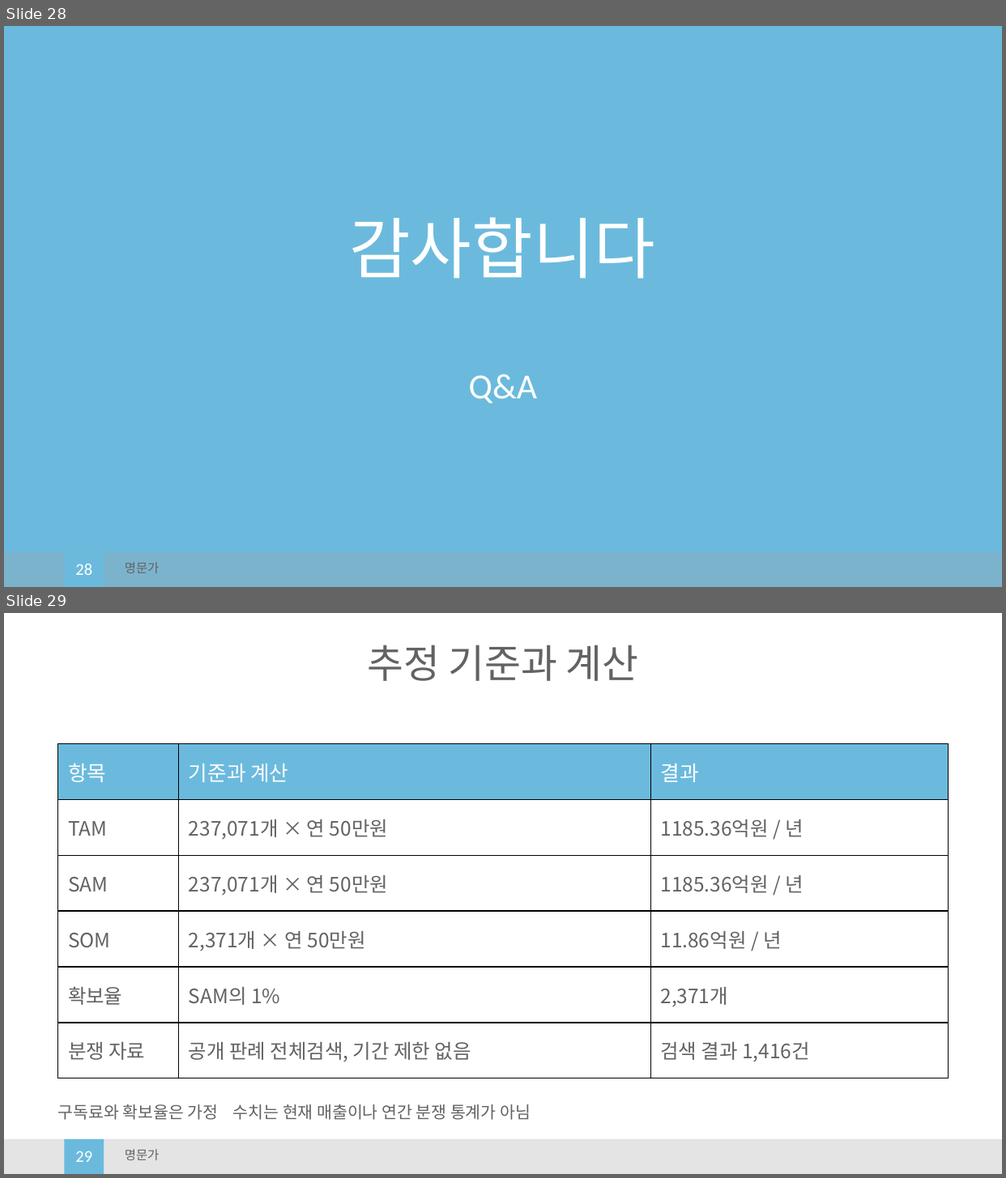
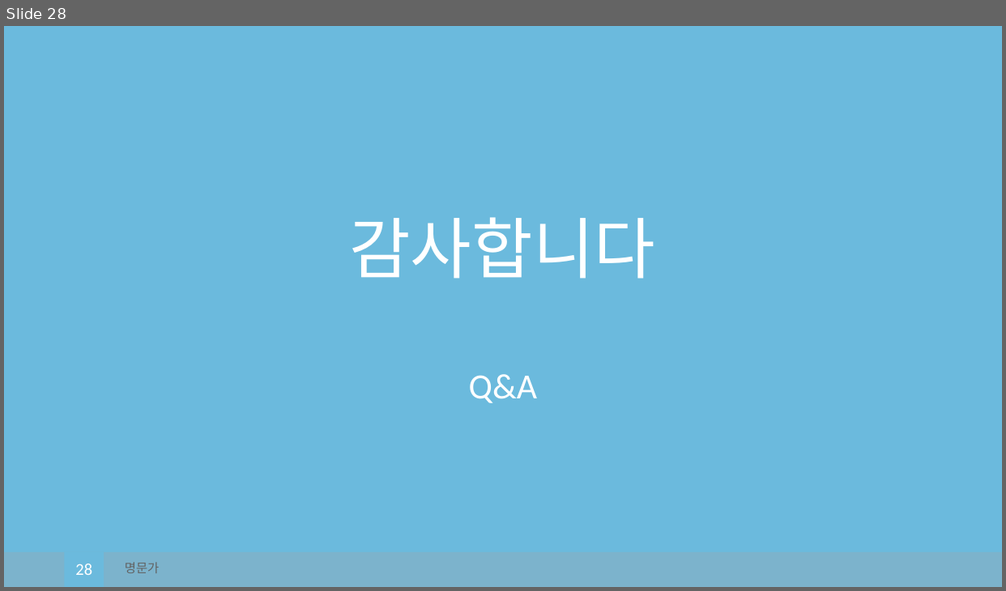
Before and after one commit to Lee-WonJun/royal-family, a slide deck: ppt/명문가_발표초안_v5_Cloud.pptx. Shown one above the other, each under a label of ours: slides 28 and 29 before the commit, slide 28 after it. The pictures are 1006x1178 and 1006x591 pixels, drawn with LibreOffice and Linux fonts; fonts in the diff are those of the drawing. Boxes give left, top, right and bottom in pixels: in the first picture for what was removed or moved away, otherwise in the second. Text is boxed around its words. In the diff, an @@ line names an element or a change of style, - is before the commit and + after.

```diff
--- a/ppt/명문가_발표초안_v5_Cloud.pptx
+++ b/ppt/명문가_발표초안_v5_Cloud.pptx
@@ slide 29 removed at [4,613,1002,1174], background #FFFFFF @@
@@ text removed at [367,645,639,681] @@
-추정 기준과 계산
@@ table removed at [58,743,948,1078], 6 rows, 3 columns @@
-항목 | 기준과 계산 | 결과
-TAM | 237,071개 × 연 50만원 | 1185.36억원 / 년
-SAM | 237,071개 × 연 50만원 | 1185.36억원 / 년
-SOM | 2,371개 × 연 50만원 | 11.86억원 / 년
-확보율 | SAM의 1% | 2,371개
-분쟁 자료 | 공개 판례 전체검색, 기간 제한 없음 | 검색 결과 1,416건
@@ text removed at [58,1105,530,1120] @@
-구독료와 확보율은 가정 수치는 현재 매출이나 연간 분쟁 통계가 아님
@@ rectangle removed at [4,1139,1002,1174] @@
@@ rectangle removed at [64,1139,104,1174] @@
@@ text removed at [75,1151,92,1162] @@
-29
@@ text removed at [125,1149,160,1161] @@
-명문가
```
Also in this commit, not shown: 7 slides changed, 42 other files.
